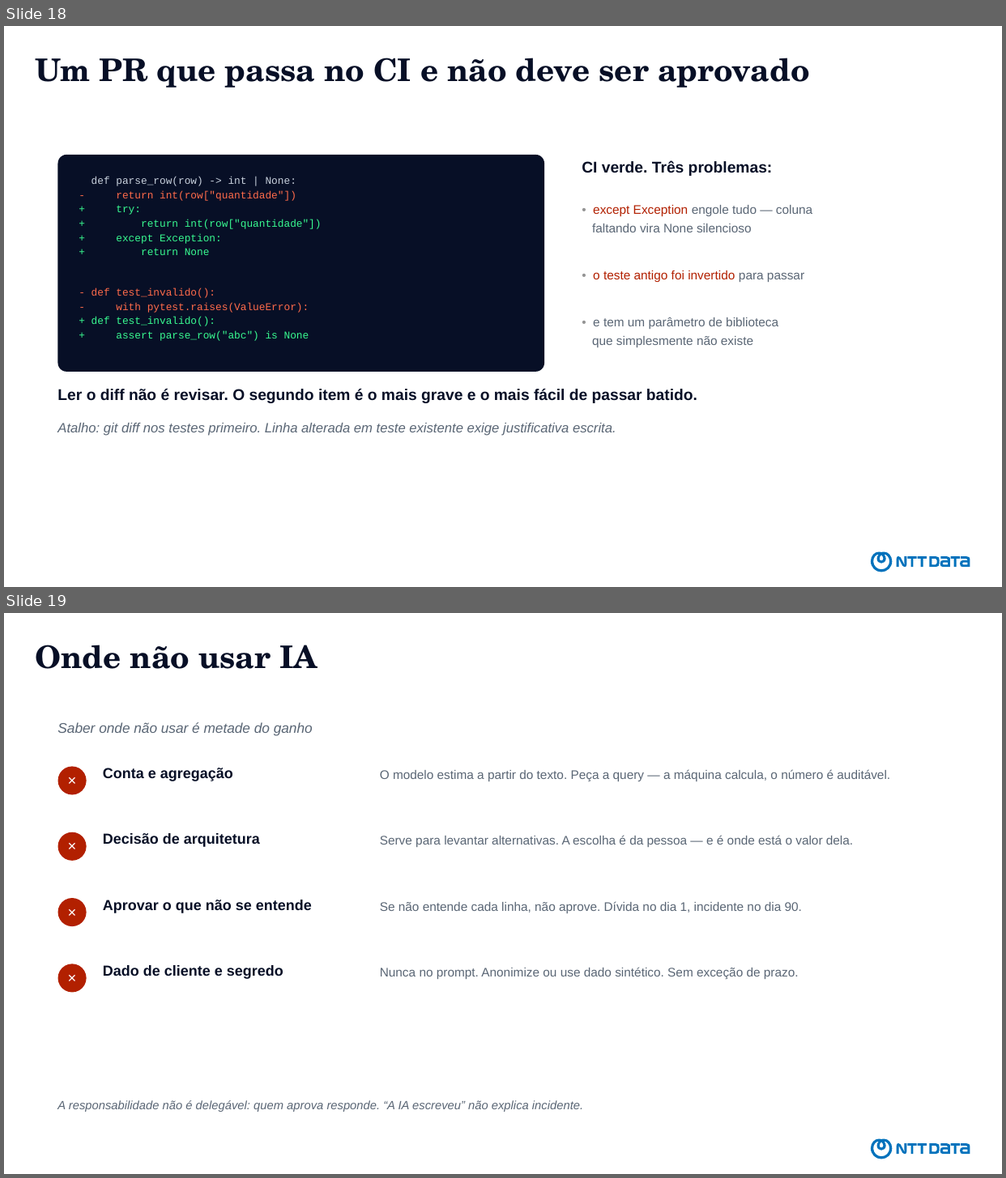
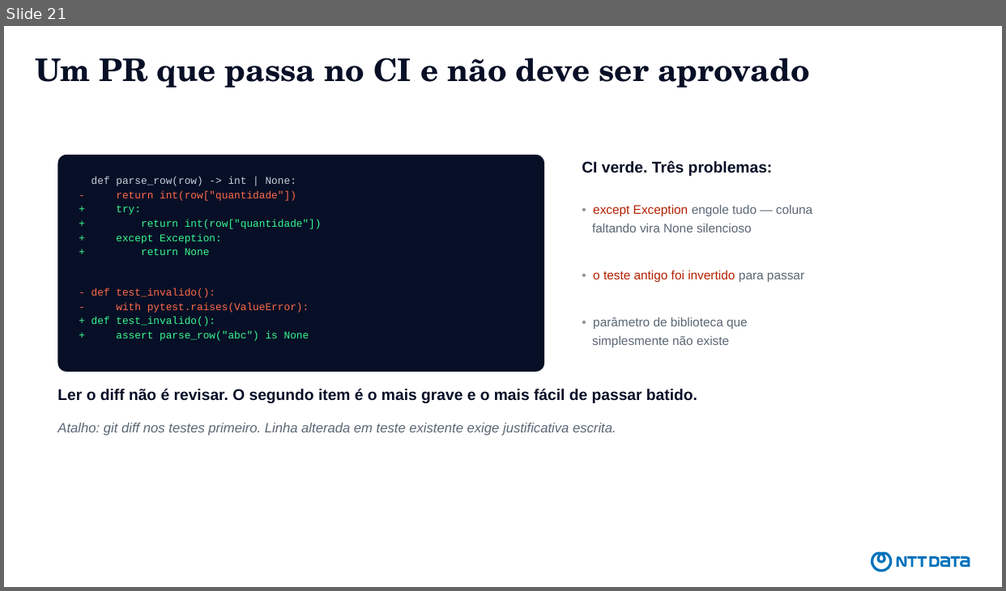
Before and after one commit to devdiasbr/boas-praticas-ia, a slide deck: apresentacao/como-eu-uso-ia.pptx. Shown one above the other, each under a label of ours: slides 18 and 19 before the commit, slide 21 after it. The pictures are 1006x1178 and 1006x591 pixels, drawn with LibreOffice and Linux fonts; fonts in the diff are those of the drawing. Boxes give left, top, right and bottom in pixels: in the first picture for what was removed or moved away, otherwise in the second. Text is boxed around its words. In the diff, an @@ line names an element or a change of style, - is before the commit and + after.

```diff
--- a/apresentacao/como-eu-uso-ia.pptx
+++ b/apresentacao/como-eu-uso-ia.pptx
@@ slide 19 removed at bbox=[4, 613, 1002, 1174], background #FFFFFF; not listed: 1 template element that a slide beside it also shows @@
@@ title removed at bbox=[35, 645, 317, 669] @@
-Onde não usar IA
@@ text removed at bbox=[57, 722, 313, 736] @@
-Saber onde não usar é metade do ganho
@@ ellipse removed at bbox=[58, 766, 87, 795] @@
@@ text removed at bbox=[58, 766, 87, 795] @@
-✕
@@ text removed at bbox=[103, 768, 233, 781] @@
-Conta e agregação
@@ text removed at bbox=[380, 769, 890, 781] @@
-O modelo estima a partir do texto. Peça a query — a máquina calcula, o número é auditável.
@@ ellipse removed at bbox=[58, 833, 87, 861] @@
@@ text removed at bbox=[58, 833, 87, 861] @@
-✕
@@ text removed at bbox=[103, 833, 260, 847] @@
-Decisão de arquitetura
@@ text removed at bbox=[380, 835, 853, 847] @@
-Serve para levantar alternativas. A escolha é da pessoa — e é onde está o valor dela.
@@ ellipse removed at bbox=[58, 898, 87, 926] @@
@@ text removed at bbox=[58, 898, 87, 926] @@
-✕
@@ text removed at bbox=[103, 900, 312, 914] @@
-Aprovar o que não se entende
@@ text removed at bbox=[380, 901, 802, 914] @@
-Se não entende cada linha, não aprove. Dívida no dia 1, incidente no dia 90.
@@ ellipse removed at bbox=[58, 964, 87, 993] @@
@@ text removed at bbox=[58, 964, 87, 993] @@
-✕
@@ text removed at bbox=[103, 965, 283, 979] @@
-Dado de cliente e segredo
@@ text removed at bbox=[380, 967, 799, 979] @@
-Nunca no prompt. Anonimize ou use dado sintético. Sem exceção de prazo.
@@ text removed at bbox=[57, 1101, 583, 1112] @@
-A responsabilidade não é delegável: quem aprova responde. “A IA escreveu” não explica incidente.
@@ what was slide 18 is now slide 21 @@
@@ slide 21 changed as well @@
@@ text at bbox=[592, 318, 748, 348]: text changed @@
-• e tem um parâmetro de biblioteca
-que simplesmente não existe
+• parâmetro de biblioteca que
+simplesmente não existe
```
Also in this commit, not shown: 6 other slides changed, 17 slides added, 14 other slides removed, 2 other files.
